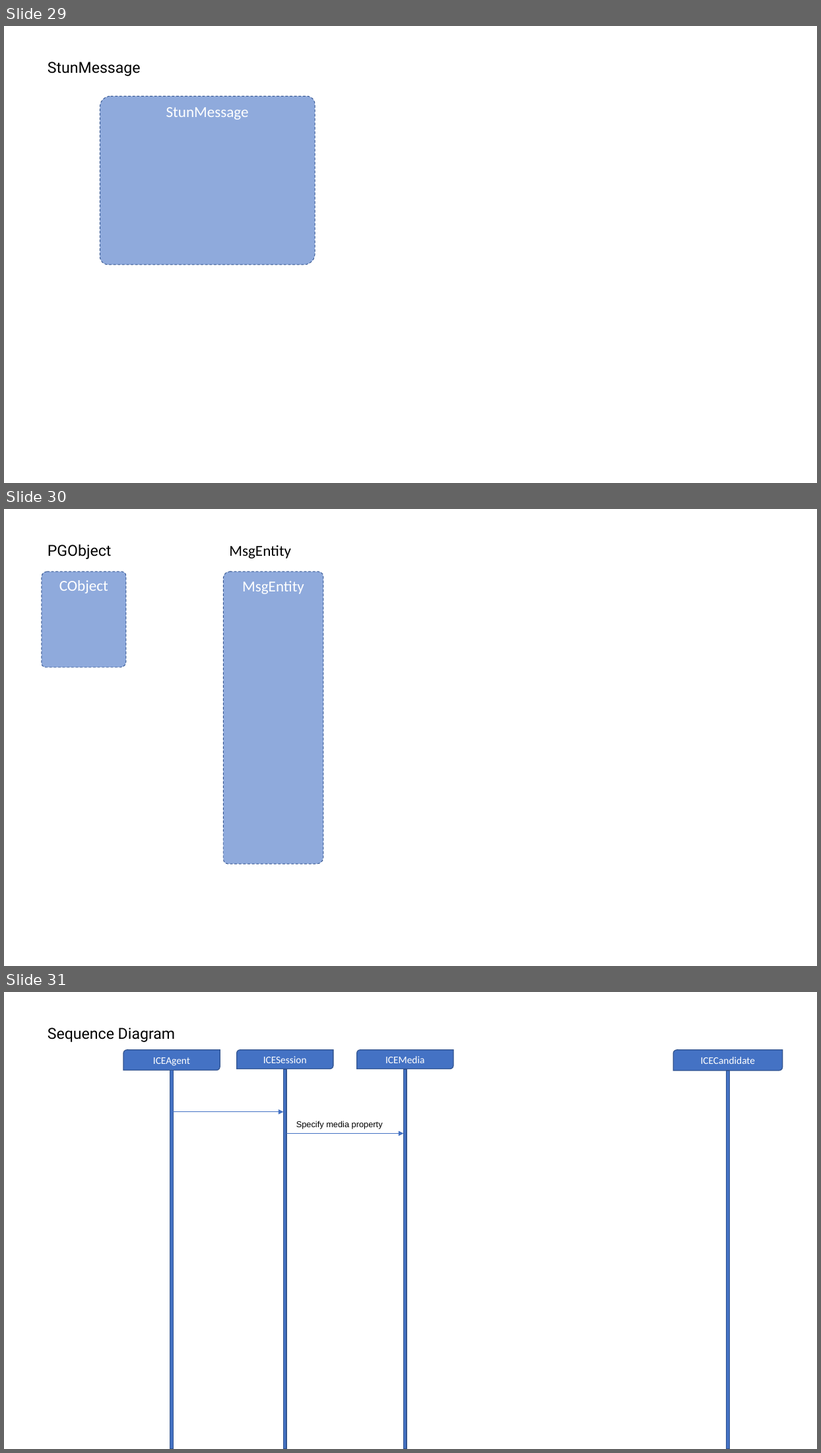
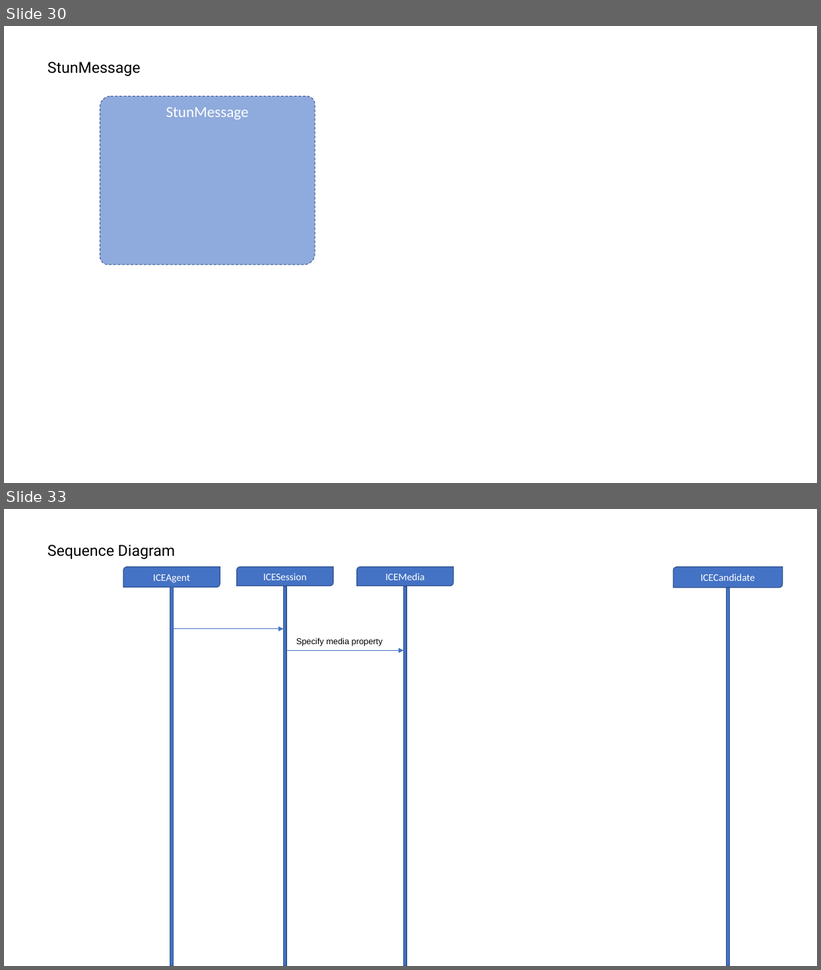
Before and after one commit to httpmail/ice, a slide deck: docs.pptx. Shown one above the other, each under a label of ours: slides 29, 30 and 31 before the commit, slides 30 and 33 after it; the slides between them are not shown. The pictures are 821x1453 and 821x970 pixels, drawn with LibreOffice and Linux fonts; fonts in the diff are those of the drawing. Boxes give left, top, right and bottom in pixels: in the first picture for what was removed or moved away, otherwise in the second. Text is boxed around its words. In the diff, an @@ line names an element or a change of style, - is before the commit and + after.

```diff
--- a/docs.pptx
+++ b/docs.pptx
@@ slide 30 removed at <box>4,509,817,966</box>, background #FFFFFF @@
@@ text removed at <box>48,544,112,559</box> @@
-PGObject
@@ text removed at <box>229,545,291,559</box> @@
-MsgEntity
@@ round diag rect removed at <box>42,572,127,667</box> @@
-CObject
@@ round diag rect removed at <box>224,572,323,865</box> @@
-MsgEntity
@@ what was slide 29 is now slide 30 @@
@@ what was slide 31 is now slide 33 @@
```
Also in this commit, not shown: 4 slides added, 1 other slide removed, 12 other files.
